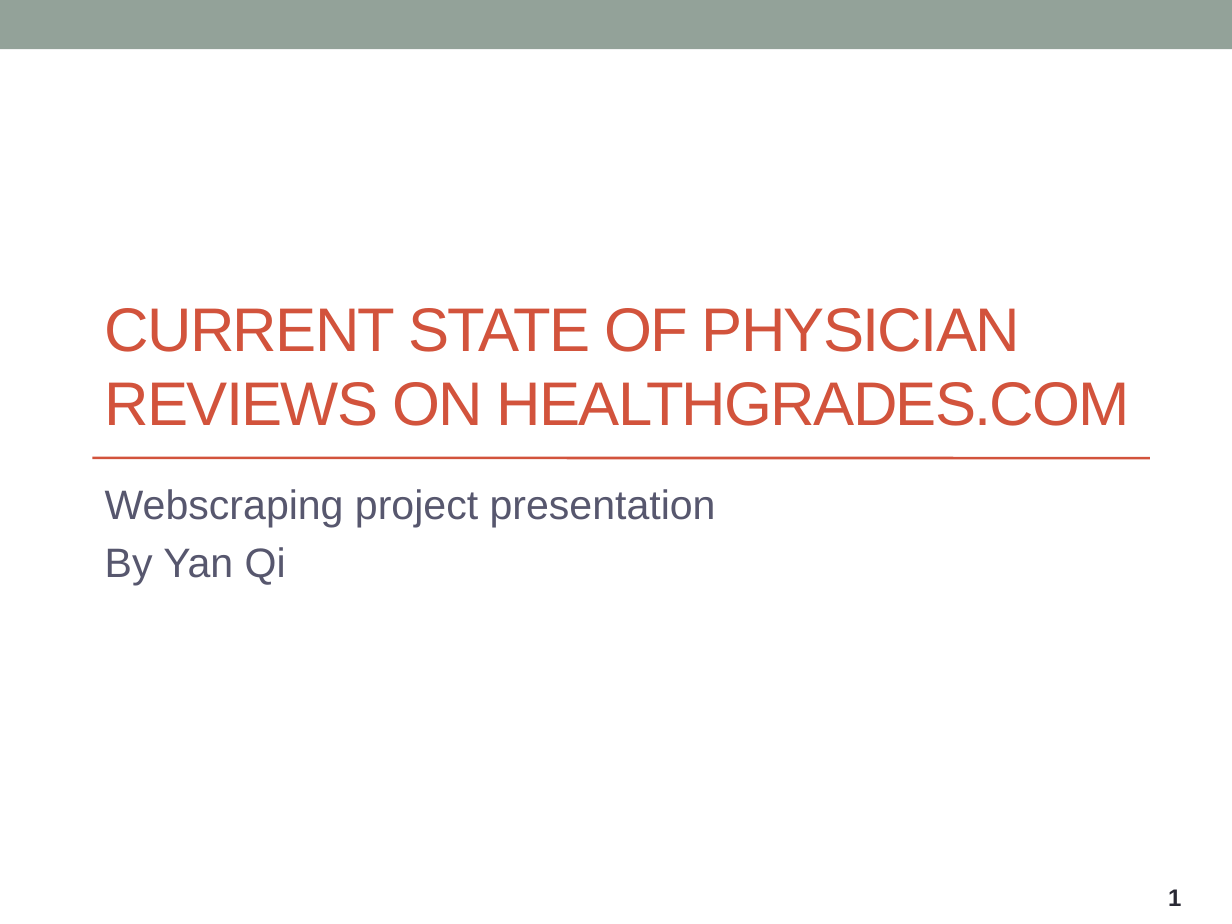
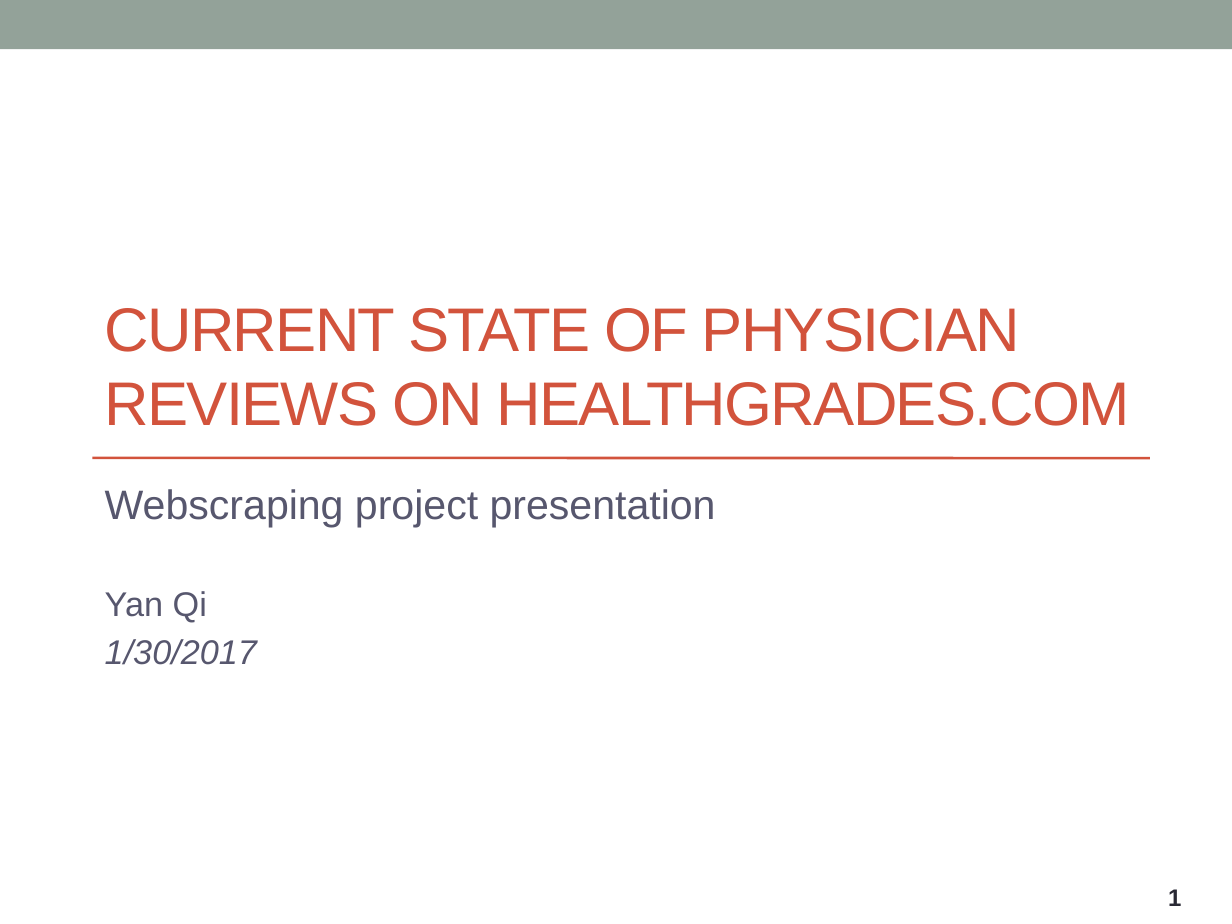
Before and after one commit to ntdsyq/webscraping_healthgrades, a slide deck: slide 1 of 2019-01-28 Webscraping project presentation (healthgrades physician reviews).pptx. Drawn at 1232x924 pixels with LibreOffice and Linux fonts; fonts in the diff are those of the drawing. Boxes give left, top, right and bottom in pixels: in the first picture for what was removed or moved away, otherwise in the second. Text is boxed around its words. In the diff, an @@ line names an element or a change of style, - is before the commit and + after.

```diff
--- a/2019-01-28 Webscraping project presentation (healthgrades physician reviews).pptx
+++ b/2019-01-28 Webscraping project presentation (healthgrades physician reviews).pptx
@@ subtitle at [105,591,257,665]: text changed; size 24 to 20 pt; italic on @@
-By Yan Qi
+Yan Qi
+1/30/2017
```
Also in this commit, not shown: 3 other slides changed.
